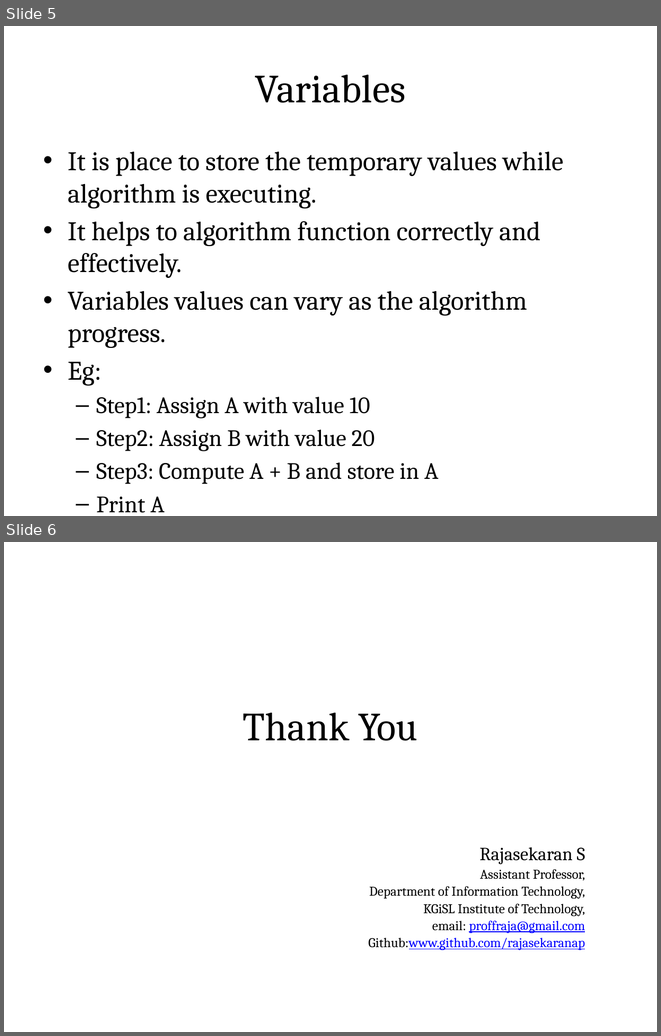
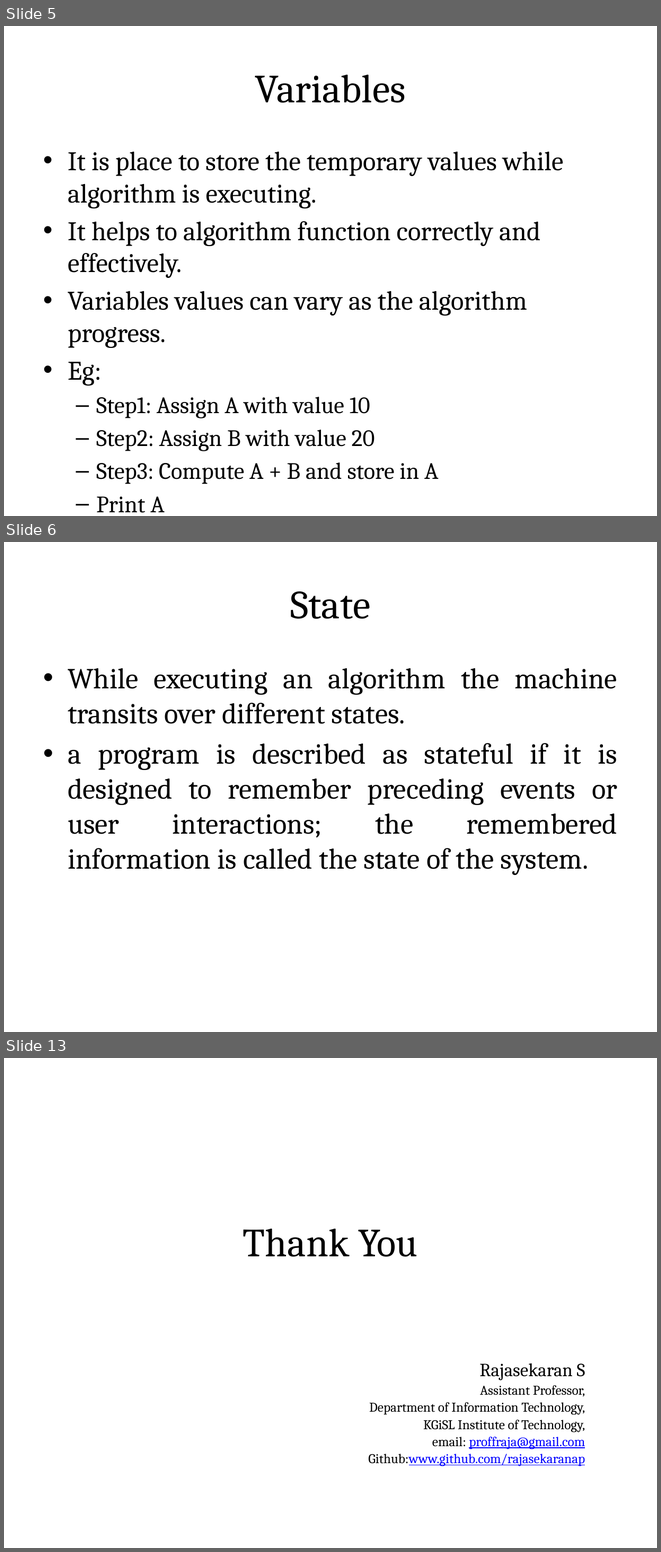
Before and after one commit to rajasekaran36/GE8151-Problem-Solving-and-Python-Programming, a slide deck: Slides/Unit 1/GE8151-U1-2-Building Blocks of Algorithms.pptx. Shown one above the other, each under a label of ours: slides 5 and 6 before the commit, slides 5, 6 and 13 after it; the slides between them are not shown. The pictures are 661x1036 and 661x1552 pixels, drawn with LibreOffice and Linux fonts; fonts in the diff are those of the drawing. Boxes give left, top, right and bottom in pixels: in the first picture for what was removed or moved away, otherwise in the second. Text is boxed around its words. In the diff, an @@ line names an element or a change of style, - is before the commit and + after.

```diff
--- a/Slides/Unit 1/GE8151-U1-2-Building Blocks of Algorithms.pptx
+++ b/Slides/Unit 1/GE8151-U1-2-Building Blocks of Algorithms.pptx
@@ slide 6 added at [4,542,657,1032], background #FFFFFF @@
@@ title added at [37,562,624,643], fill gradient #DAFDA7 to #E4FCC2 to #F5FFE7, outline #98B955 0.75 pt, 44 pt, text #000000 @@
+State
@@ text added at [68,668,618,875], 32 pt, text #000000 @@
+• While executing an algorithm the machine transits over different states.
+• a program is described as stateful if it is designed to remember preceding events or user interactions; the remembered information is called the state of the system.
@@ what was slide 6 is now slide 13 @@
```
Also in this commit, not shown: 2 slides changed, 6 other slides added, 3 other files.
